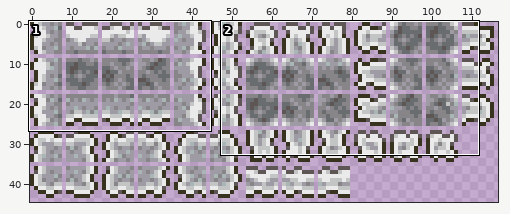
Sprite sheet -- Content/Tiles/Blocks/Sands/SilicaEbonsand.png. The picture above shows the old version from afar; the outline marks the close-up.
Close-up. First the earlier version:
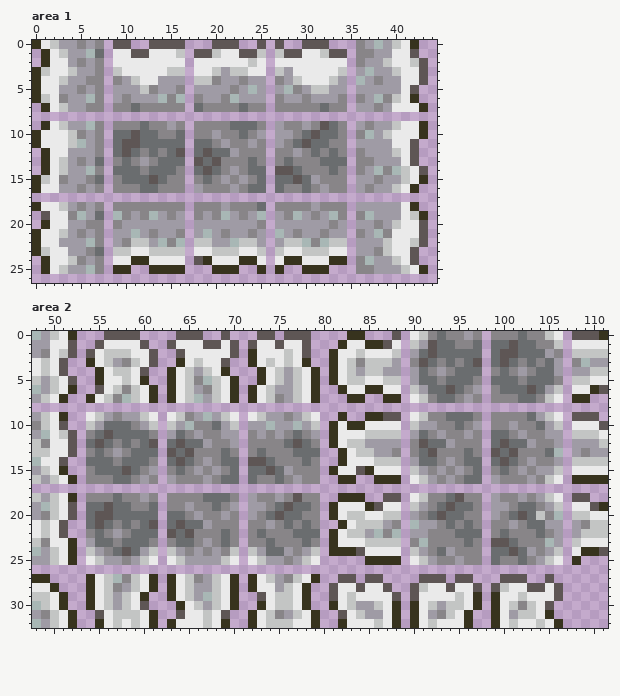
The file is 234x90 pixels, drawn in blocks of 2x2; one block is one cell here. Shown: area 1: x 0..44, y 0..26; area 2: x 48..111, y 0..32.
New version:
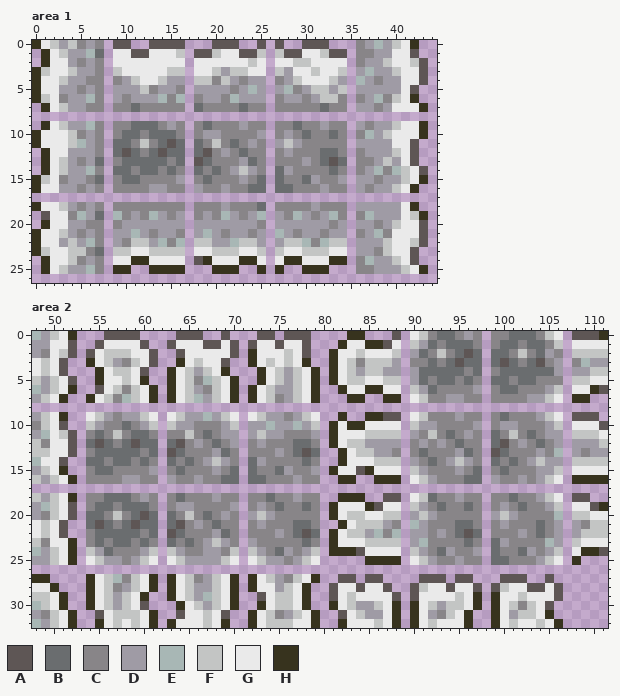
Palette (. is transparent): A #5e5655  B #6a6d6f  C #888588  D #9f9ba5  E #a8b7b5  F #c3c5c4  G #eaeaea  H #37331e
The exact change:
Changed rows in their new state; - is an unchanged pixel.
Area 1:
first column x 4:
 0 F-----------------------------------
 2 -------------------------FF---------
 3 ---------------------------F--------
 4 ----------F------F------------------
 5 ------------------------------F-----
 6 ----------------------------FF------
 9 -------B-B-----B--CDC--C-BC-DC------
10 -----C-BC-BBC--D---C---C---CC-------
11 ------BCFC-A---CFCB-----FDCCC-------
12 ----------A-B---CDCB----DC-CB-------
13 -------BBB-C----C--D----C-D--A-----F
14 -------CB-C----C---FDC-BDC----------
15 --------CCC-D----C------CC----D-----
16 --------CDD------DC-----B-C---------
first column x 4:
22 F-
23 FF
Area 2:
first column x 54:
 0 ----------------------------------------B------B-B--
 1 --------------------------------------BC-BBC-C-BC-B-
 2 --------------------------------------CFC-A---BCFC--
 3 -------------------------------------C---A-B------AC
 4 --------------------------------------BBB-C----BBB--
 5 --------------------------------------CB-C-----CB-CC
 6 ---------------------------------------CCC------CCC-
 7 ---------------------------------------CDDC-----CDD-
 9 -----------D----------------------------CDC---B--C--
10 --CC-------D--C--------------------------C----D---C-
11 --CFC----CCFCB----DFD--C-------------CFCB-----CFCB--
12 -----A-B---CDCB----D--CB-------------DCDCB-----CDCB-
13 --BBB-C----C--D----C-D--A-------------C--D-----C--DC
14 --CB-C----C---FDC-BDC----------------C---FDC--C---FD
15 ---CCC------C------CC----D-------------C--------C---
16 ---CDDC-----DC-----B-C------------------C-------DCD-
18 --B-B-----B--CDC--C-BC-D--------------B-CD---C-BC---
19 C-BC-BBC--D---C---C---CC----------------CC---C---C--
20 -BCFC-A---CFCB-----FDCCC-------------FDCCC----FDCCC-
21 -----A-B---CDCB----DC-CB--------------C-CB----DC-C-C
22 --BBB-C----C--D----C-D--A--------------D--A---C-D---
23 C-CB-C---BC---FD--D-C---------------D--------BDC----
24 --BCCC------CD------C----------------------D--CC----
25 ----------------------------------------------B-C---
Changed places in both close-ups, as pixel boxes (x1, y1, x2, y2):
changed: (68, 40, 77, 49)
changed: (113, 58, 347, 193)
changed: (383, 157, 392, 166)
changed: (68, 238, 86, 256)
changed: (410, 331, 554, 565)
changed: (86, 412, 320, 556)
